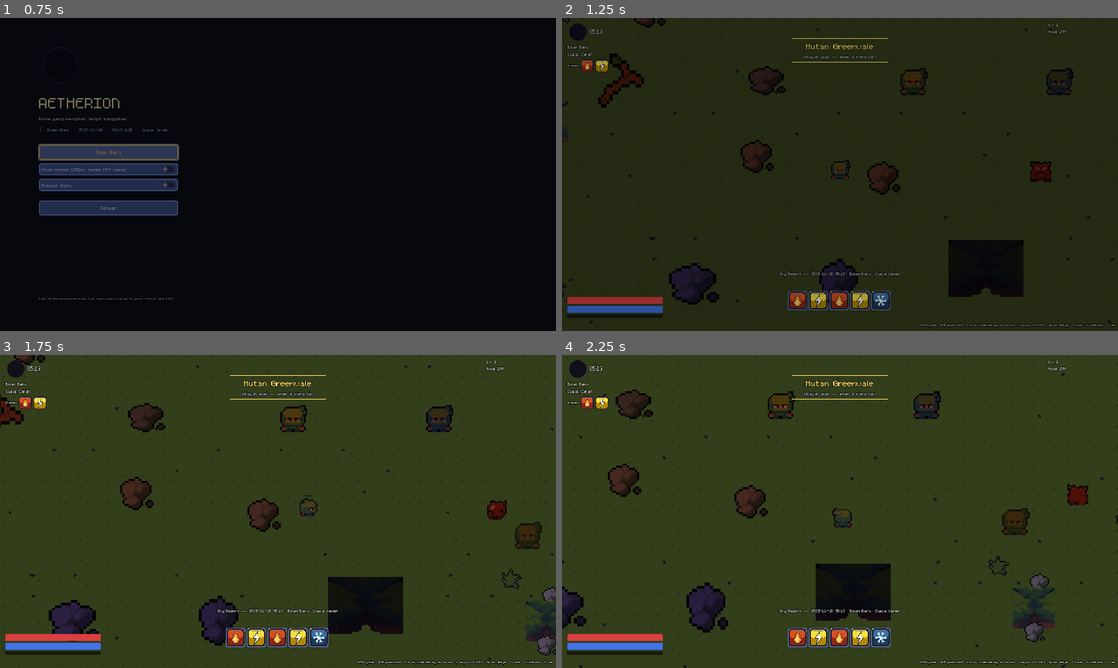
Above: before the commit, frames 1-4 (two rows, left to right).
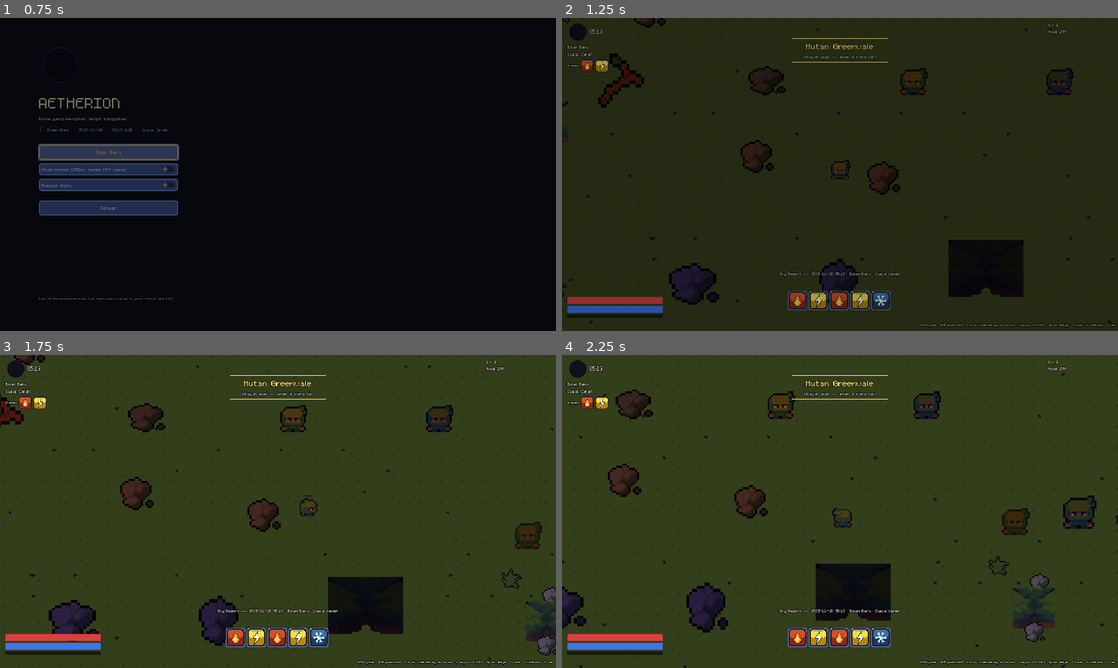
Above: after the commit, the same moments.

Repository: lifkieh/Aetherion
Game: Godot game, scene res://scenes/ui/MainMenu.tscn
The game is run twice, just before and just after one commit, with the same random seed, the same clock (stepped at 60 frames per second) and the same inputs.
Inputs (mouse positions are in pixels of both pictures, inside the frame that each line leads up to):
- Up to frame 1 (0.75 s): click "Main Baru" at 0.5 s
- Up to frame 2 (1.25 s): no input
- Up to frame 3 (1.75 s): tap Enter at 1.25 s; move the mouse to (400, 495) at 1.27 s; hold D (move_right) from 1.28 s (still down); hold J (attack) from 1.28 s (still down); click (400, 495) at 1.42 s; tap Space (dodge) at 1.55 s
- Up to frame 4 (2.25 s): move the mouse to (728, 527) at 2.02 s; release D (move_right) at 2.03 s; release J (attack) at 2.03 s; hold S (move_down) from 2.03 s (still down); tap Space (dodge) at 2.1 s

Frame 1 is identical in both runs. In frame 2, 0.2% of the frame differs, in the area x 84-88%, y 45-53%; in frame 3, 0.2%; in frame 4, 0.5%, in the area x 90-97%, y 41-56%.

Commit message:
UI/UX §4: town safe zone (polygon) + immortal gate guards
- towns.json: per-town center + safe_zone polygon + gate posts (Greenvale).
- SafeZone autoload: set_region/clear/contains/gates/escape_vector; every
  non-town scene clears it so no stale polygon leaks between maps.
- Monster AI: spawner rejects inside-zone spawns; chasers stop at the edge and
  lose aggro (cooldown); a monster caught inside walks out via escape_vector;
  new knockback() impulse.
- Guard.gd: self-built immortal gate NPC; shoves monsters OUTWARD (not radially
  from the guard, which bounced escapers back in); talks on E.
- Probe AETHER_SAFEZONE: 3 wolves forced inside -> 0 inside after 9s.
- 204/204 tests (+13 SafeZone).

Co-Authored-By: Claude Opus 4.8 (1M context) <noreply@anthropic.com>

Diff:
--- a/game/autoload/Db.gd
+++ b/game/autoload/Db.gd
@@ -20,6 +20,7 @@
 var projectiles: Dictionary = {}   # id -> def
 var combat_feel: Dictionary = {}
 var professions: Dictionary = {}   # id -> def
+var towns: Dictionary = {}         # town_id -> {center, safe_zone, gates} (UI/UX §4)
 
 var _errors: Array[String] = []
 
@@ -44,6 +45,7 @@
 	projectiles = _load_indexed("projectiles.json", "id")
 	combat_feel = _load_object("combat_feel.json")
 	professions = _load_indexed("professions.json", "id")
+	towns = _load_object("towns.json")
 	if _errors.is_empty():
 		print("[Db] Loaded: %d monsters, %d items, %d skills, %d recipes, %d crops, %d scenarios" % [
 			monsters.size(), items.size(), skills.size(), recipes.size(), crops.size(), scenarios.size()])
--- /dev/null
+++ b/game/autoload/SafeZone.gd
@@ -0,0 +1,48 @@
+extends Node
+## SafeZone (owner UI/UX §4) — the ACTIVE town's no-monster polygon (global coords).
+## Region scenes call set_region() on entry; monsters can't spawn inside it and lose
+## aggro / cannot path across its edge. Non-town scenes call clear() so a stale town
+## polygon never leaks into another map (all maps share the same coordinate origin).
+
+var _poly: PackedVector2Array = PackedVector2Array()
+var _gates: Array = []            # guard-post positions (global)
+var _center := Vector2.ZERO       # town center (for outward escape)
+var _active := false
+
+## Activate the safe zone for a town id from towns.json (unknown id => cleared).
+func set_region(town_id: String) -> void:
+	var t: Dictionary = Db.towns.get(town_id, {})
+	_poly = PackedVector2Array()
+	_gates = []
+	if t.is_empty():
+		_active = false
+		return
+	var c: Array = t.get("center", [0, 0])
+	_center = Vector2(c[0], c[1])
+	for pt in t.get("safe_zone", []):
+		_poly.append(_center + Vector2(pt[0], pt[1]))
+	for g in t.get("gates", []):
+		_gates.append(_center + Vector2(g[0], g[1]))
+	_active = _poly.size() >= 3
+
+func clear() -> void:
+	_active = false
+	_poly = PackedVector2Array()
+	_gates = []
+
+func is_active() -> bool:
+	return _active
+
+func contains(p: Vector2) -> bool:
+	return _active and Geometry2D.is_point_in_polygon(p, _poly)
+
+func polygon() -> PackedVector2Array:
+	return _poly
+
+func gates() -> Array:
+	return _gates
+
+## Outward direction from town center — a monster caught inside walks this way out.
+func escape_vector(p: Vector2) -> Vector2:
+	var d := p - _center
+	return d.normalized() if d.length() > 0.5 else Vector2.RIGHT
--- /dev/null
+++ b/game/data/towns.json
@@ -0,0 +1,8 @@
+{
+  "greenvale": {
+    "name": "Greenvale",
+    "center": [640, 480],
+    "safe_zone": [[-270, -250], [270, -250], [300, 150], [0, 280], [-300, 150]],
+    "gates": [[0, -250], [285, 10], [-285, 10], [0, 270]]
+  }
+}
--- a/game/project.godot
+++ b/game/project.godot
@@ -32,6 +32,7 @@
 ProjectilePool="*res://autoload/ProjectilePool.gd"
 CombatFeel="*res://autoload/CombatFeel.gd"
 ProfessionSystem="*res://autoload/ProfessionSystem.gd"
+SafeZone="*res://autoload/SafeZone.gd"
 Stage="*res://autoload/Stage.gd"
 
 [display]
--- a/game/scenes/Main.gd
+++ b/game/scenes/Main.gd
@@ -23,6 +23,7 @@
 
 func _ready() -> void:
 	randomize()
+	SafeZone.set_region("greenvale")   # town = monster-free safe zone (UI/UX §4)
 	_build_ground()
 	_build_boundaries()
 	_scatter_props()
@@ -54,6 +55,22 @@
 				player.hotbar.press_slot(2)   # flow_fire
 				player.hotbar.press_slot(4)   # flow_ice -> fusion ready
 			_screenshot_at = 0.01)
+	if OS.get_environment("AETHER_SAFEZONE") == "1":
+		# Drop a wolf right inside the plaza and one at the edge, let the guards /
+		# safe-zone logic work, then report how many monsters sit inside the zone.
+		for spot in [Vector2(740, 480), Vector2(640, 300), Vector2(540, 560)]:
+			var wm := preload("res://scenes/actors/Monster.tscn").instantiate()
+			add_child(wm)
+			wm.global_position = spot
+			wm.setup(MonsterFactory.make("grey_wolf", 3, 3), self)
+			_monster_count += 1
+		get_tree().create_timer(9.0).timeout.connect(func():
+			var inside := 0
+			for mm in get_tree().get_nodes_in_group("monsters"):
+				if is_instance_valid(mm) and SafeZone.contains(mm.global_position):
+					inside += 1
+			print("[safezone] monsters_inside_zone=%d total=%d" % [inside, get_tree().get_nodes_in_group("monsters").size()])
+			get_tree().quit())
 	if OS.get_environment("AETHER_DIALOG") == "1":
 		get_tree().create_timer(0.6).timeout.connect(func():
 			var at := AtlasTexture.new()
@@ -342,6 +359,13 @@
 	for p in [Vector2(-300, 220), Vector2(340, -260), Vector2(-360, -220)]:
 		_place_interactable("pond", center + p)
 
+	# Immortal gate guards at each safe-zone gate (UI/UX §4) — repel monsters.
+	for gate in SafeZone.gates():
+		var guard := Node2D.new()
+		guard.set_script(load("res://scenes/actors/Guard.gd"))
+		add_child(guard)
+		guard.global_position = gate
+
 	# Echo Vendors — ghost kiosks flanking the plaza edges (lived-in feel)
 	var evs := Db.echo_vendors
 	var ev_spots := [Vector2(-236, 20), Vector2(236, 20), Vector2(0, 168)]
@@ -390,10 +414,15 @@
 		return
 	var m := preload("res://scenes/actors/Monster.tscn").instantiate()
 	add_child(m)
-	# spawn away from player
+	# spawn away from player and never inside the town safe zone (UI/UX §4)
 	var pos := Vector2(randf_range(64, MAP_W * TILE - 64), randf_range(64, MAP_H * TILE - 64))
-	if player and pos.distance_to(player.global_position) < 120:
-		pos += Vector2(140, 140)
+	for _try in range(6):
+		if not SafeZone.contains(pos) and not (player and pos.distance_to(player.global_position) < 120):
+			break
+		pos = Vector2(randf_range(64, MAP_W * TILE - 64), randf_range(64, MAP_H * TILE - 64))
+	if SafeZone.contains(pos):
+		m.queue_free()
+		return
 	m.global_position = pos
 	m.setup(inst, self)
 	_monster_count += 1
--- /dev/null
+++ b/game/scenes/actors/Guard.gd
@@ -0,0 +1,67 @@
+extends Node2D
+## Immortal town gate-guard (owner UI/UX §4). Stands at a safe-zone gate and shoves
+## any monster that strays too close back out of town. Cannot be harmed or die —
+## it is pure defense so newcomers always feel safe inside the walls.
+
+const GUARD_RADIUS := 66.0
+const REPEL_CD := 0.5
+
+var _cd := 0.0
+var _sprite: Sprite2D
+var _label: Label
+
+func _ready() -> void:
+	add_to_group("interactable")
+	add_to_group("guards")
+	_build()
+
+func _build() -> void:
+	_sprite = Sprite2D.new()
+	var at := AtlasTexture.new()
+	at.atlas = load("res://assets/game/sprites/player/idle.png")
+	at.region = Rect2(0, 0, 16, 16)
+	_sprite.texture = at
+	_sprite.texture_filter = CanvasItem.TEXTURE_FILTER_NEAREST
+	_sprite.scale = Vector2(1.7, 1.7)
+	_sprite.modulate = Color(0.72, 0.82, 1.05)   # steel-blue sentinel
+	add_child(_sprite)
+
+	_label = Label.new()
+	if ResourceLoader.exists("res://assets/game/fonts/m5x7.ttf"):
+		_label.add_theme_font_override("font", load("res://assets/game/fonts/m5x7.ttf"))
+	_label.add_theme_font_size_override("font_size", 14)
+	_label.add_theme_color_override("font_outline_color", Color(0, 0, 0, 0.8))
+	_label.add_theme_constant_override("outline_size", 4)
+	_label.text = "Penjaga Gerbang [E]"
+	_label.position = Vector2(-44, -34)
+	_label.visible = false
+	add_child(_label)
+
+func _process(delta: float) -> void:
+	var p := get_tree().get_first_node_in_group("player")
+	if p and _label:
+		_label.visible = global_position.distance_to(p.global_position) < 72.0
+	_cd -= delta
+	if _cd > 0.0:
+		return
+	for m in get_tree().get_nodes_in_group("monsters"):
+		if not is_instance_valid(m):
+			continue
+		if global_position.distance_to(m.global_position) < GUARD_RADIUS and m.has_method("knockback"):
+			# Always shove OUTWARD (away from town), never toward the center — a guard
+			# standing on the inner edge must not knock an escaping monster back in.
+			var outward: Vector2 = SafeZone.escape_vector(m.global_position) if SafeZone.is_active() \
+				else (m.global_position - global_position).normalized()
+			m.knockback(m.global_position - outward * 10.0, 360.0)
+			_cd = REPEL_CD
+			Audio.play_sfx("dodge")
+			Vfx.spark(get_parent(), m.global_position, "wind")
+			break   # one decisive shove per cooldown
+
+func interact() -> void:
+	if Stage.is_busy():
+		return
+	await Stage.say([
+		"Selama aku berjaga, tak ada monster yang berani masuk kota.",
+		"Beristirahatlah dengan tenang, petualang."],
+		"Penjaga Gerbang", _sprite.texture)
--- a/game/scenes/actors/Monster.gd
+++ b/game/scenes/actors/Monster.gd
@@ -23,6 +23,8 @@
 
 var _base_color := Color.WHITE
 var _wet_marker: Node2D = null
+var _sz_blocked := 0.0        # seconds spent pressed against a town safe-zone edge
+var _knock := Vector2.ZERO    # residual knockback velocity (gate guards, UI/UX §4)
 
 @onready var sprite: AnimatedSprite2D = $Sprite
 @onready var hpbar: ProgressBar = $HPBar
@@ -108,6 +110,16 @@
 	if _player == null or not is_instance_valid(_player):
 		_player = get_tree().get_first_node_in_group("player")
 
+	# Caught inside a town safe zone (pushed in, edge case) — walk straight back out.
+	if SafeZone.is_active() and SafeZone.contains(global_position):
+		var edir: Vector2 = SafeZone.escape_vector(global_position)
+		velocity = edir * (inst.get("spd", 100) * 0.8) + _knock
+		move_and_slide()
+		_knock = _knock.move_toward(Vector2.ZERO, 900.0 * delta)
+		_anim(velocity)
+		enraged_until = _now() + 1.0   # don't attack while fleeing town
+		return
+
 	var ai: String = inst.get("ai", "melee")
 	var dist := 99999.0
 	if _player:
@@ -120,7 +132,11 @@
 			if _player and dist < aggro and _now() > enraged_until:
 				_state = State.FLEE if ai == "skittish" else State.CHASE
 		State.CHASE:
-			if _player == null or dist > aggro * 1.8:
+			if _player == null or dist > aggro * 1.8 or _sz_blocked > 0.6:
+				# gave up (leash) or stopped at the town edge — cool off before re-aggro
+				if _sz_blocked > 0.6:
+					enraged_until = _now() + 2.5
+				_sz_blocked = 0.0
 				_enter_wander()
 			elif dist <= _attack_range():
 				_state = State.ATTACK
@@ -151,15 +167,40 @@
 	# leash to home
 	if global_position.distance_to(_home) > 180.0:
 		_wander_dir = (_home - global_position).normalized()
-	velocity = _wander_dir * (inst.get("spd", 100) * 0.25)
+	var base: Vector2 = _wander_dir * (inst.get("spd", 100) * 0.25)
+	# don't wander into the town safe zone either
+	if SafeZone.is_active() and SafeZone.contains(global_position + base * delta):
+		base = Vector2.ZERO
+	velocity = base + _knock
 	move_and_slide()
+	_knock = _knock.move_toward(Vector2.ZERO, 900.0 * delta)
 	_anim(velocity)
 
-func _move_toward(target: Vector2, _delta: float, speed_mult: float = 1.0) -> void:
+func _move_toward(target: Vector2, delta: float, speed_mult: float = 1.0) -> void:
 	var dir := (target - global_position).normalized()
-	velocity = dir * (inst.get("spd", 100) * 0.55 * speed_mult)
+	var v: Vector2 = dir * (inst.get("spd", 100) * 0.55 * speed_mult)
+	# Monsters cannot cross into a town safe zone; they stop at the boundary.
+	if SafeZone.is_active():
+		if SafeZone.contains(global_position + v * delta):
+			v = Vector2.ZERO
+			_sz_blocked += delta
+		else:
+			_sz_blocked = 0.0
+	velocity = v + _knock
 	move_and_slide()
+	_knock = _knock.move_toward(Vector2.ZERO, 900.0 * delta)
 	_anim(velocity)
+
+## Gate guards fling approaching monsters back out of town (immortal-guard, §4).
+func knockback(from_pos: Vector2, force: float = 340.0) -> void:
+	if _state == State.DEAD:
+		return
+	_knock = (global_position - from_pos).normalized() * force
+	_sz_blocked = 0.0
+	enraged_until = _now() + 1.5     # briefly refuse to re-aggro while being shoved
+	if _state == State.CHASE or _state == State.ATTACK:
+		_state = State.WANDER
+		_state_timer = 0.3
 
 func _enter_wander() -> void:
 	_state = State.WANDER
--- a/game/scenes/homestead/Homestead.gd
+++ b/game/scenes/homestead/Homestead.gd
@@ -10,6 +10,7 @@
 var player: Player
 
 func _ready() -> void:
+	SafeZone.clear()
 	_ensure_plots()
 	_build_ground()
 	_build_boundaries()
--- a/game/scenes/scenarios/LunarWarren.gd
+++ b/game/scenes/scenarios/LunarWarren.gd
@@ -15,6 +15,7 @@
 var _shot_at := -1.0
 
 func _ready() -> void:
+	SafeZone.clear()
 	_build_ground()
 	_build_boundaries()
 	_build_sky()
--- a/game/scenes/scenarios/StarWhaleBelly.gd
+++ b/game/scenes/scenarios/StarWhaleBelly.gd
@@ -16,6 +16,7 @@
 var _shot_at := -1.0
 
 func _ready() -> void:
+	SafeZone.clear()
 	_build_ground()
 	_build_boundaries()
 	_build_sky()
--- a/game/scenes/scenarios/TeaParty.gd
+++ b/game/scenes/scenarios/TeaParty.gd
@@ -24,6 +24,7 @@
 var _font: Font
 
 func _ready() -> void:
+	SafeZone.clear()
 	if ResourceLoader.exists("res://assets/game/fonts/m5x7.ttf"):
 		_font = load("res://assets/game/fonts/m5x7.ttf")
 	_build_bg()
--- a/game/scenes/world/Candyveil.gd
+++ b/game/scenes/world/Candyveil.gd
@@ -31,6 +31,7 @@
 	EventBus.weather_changed.connect(_on_weather)
 	Settings.changed.connect(func(): _on_weather(WorldState.weather))
 	_on_weather(WorldState.weather)
+	SafeZone.clear()   # no town safe zone in the wilds (UI/UX §4)
 	Stage.enter_region("Padang Candyveil", "Ladang permen pastel — manis tapi menipu", "26 - Lost Village.ogg")
 	EventBus.toast.emit("Candyveil Meadows — padang gula kapas. Awas Gummy Mimic!")
 	if OS.get_environment("AETHER_SHOT") == "1":
--- a/game/scenes/world/Desert.gd
+++ b/game/scenes/world/Desert.gd
@@ -26,6 +26,7 @@
 	_spawn_gathering()
 	_add_ui()
 	_prime_monsters()
+	SafeZone.clear()   # no town safe zone in the wilds (UI/UX §4)
 	Stage.enter_region("Gurun Reruntuhan", "Pasir tandus & sisa peradaban kuno", "23 - Road.ogg")
 	EventBus.toast.emit("Desert of Ruins — reruntuhan kuno. Rock Golem kebal petir (grounding).")
 	if OS.get_environment("AETHER_SHOT") == "1":
--- a/game/scenes/world/DungeonBase.gd
+++ b/game/scenes/world/DungeonBase.gd
@@ -43,6 +43,7 @@
 	_spawn_boss(c.get("boss", ""))
 	_place_exit(c.get("return_scene", "res://scenes/Main.tscn"), c.get("exit_label", "Keluar [E]"))
 	_add_ui(c.get("hint", ""))
+	SafeZone.clear()   # dungeons are never safe zones (UI/UX §4)
 	Stage.enter_region(c.get("name", "Dungeon"), c.get("intro", ""), c.get("music", "23 - Road.ogg"))
 	EventBus.dungeon_entered.emit(c.get("id", "dungeon"))
 	if OS.get_environment("AETHER_ARENA") == "1" and player:
--- a/game/tests/TestRunner.gd
+++ b/game/tests/TestRunner.gd
@@ -34,6 +34,7 @@
 	await _test_hotbar()
 	_test_fishing()
 	_test_professions()
+	_test_safezone()
 	_test_skycalendar()
 	await _test_bugfixes()
 	print("===== RESULT: %d passed, %d failed =====\n" % [passed, failed])
@@ -237,6 +238,42 @@
 	var young := {"crop_id": "mintleaf", "planted_at_unix": GameClock.unix_now() - int(grow / 4)}
 	check("young plot not ready", not HomesteadSystem.plot_status(young).ready)
 
+func _test_safezone() -> void:
+	print("[Safe Zone + Guards]")
+	check("towns data loaded", Db.towns.has("greenvale"))
+	check("greenvale has a polygon", Db.towns.get("greenvale", {}).get("safe_zone", []).size() >= 3)
+	check("greenvale has gates", Db.towns.get("greenvale", {}).get("gates", []).size() >= 1)
+	SafeZone.set_region("greenvale")
+	var center := Vector2(640, 480)
+	check("zone active after set_region", SafeZone.is_active())
+	check("town center is inside safe zone", SafeZone.contains(center))
+	check("far corner is outside safe zone", not SafeZone.contains(Vector2(40, 40)))
+	check("gates resolved to global coords", SafeZone.gates().size() >= 1)
+	# gate posts sit on/near the zone boundary, not deep inside
+	var gate_ok := true
+	for g in SafeZone.gates():
+		if g.distance_to(center) < 100.0:
+			gate_ok = false
+	check("gate posts are at the perimeter", gate_ok)
+	# unknown region / clear() deactivates it (no stale polygon leaks between maps)
+	SafeZone.set_region("nonexistent_town")
+	check("unknown town clears the zone", not SafeZone.is_active())
+	SafeZone.set_region("greenvale")
+	SafeZone.clear()
+	check("clear() deactivates the zone", not SafeZone.is_active())
+	check("contains() is false when inactive", not SafeZone.contains(center))
+	# monster knockback API pushes away from the source and interrupts the chase
+	var m := preload("res://scenes/actors/Monster.tscn").instantiate()
+	add_child(m)
+	m.setup(MonsterFactory.make("grey_wolf", 2, 3), null)
+	m.global_position = Vector2(200, 200)
+	m.knockback(Vector2(180, 200), 300.0)   # guard to the left -> shove right
+	check("knockback stored a rightward impulse", m._knock.x > 0.0)
+	check("knockback suppresses re-aggro briefly", m.enraged_until > m._now())
+	m.queue_free()
+	# restore the town zone for anything that runs after the tests
+	SafeZone.set_region("greenvale")
+
 func _test_skycalendar() -> void:
 	print("[Sky Calendar]")
 	check("sky calendar loaded", Db.sky_calendar.size() > 0)
Not shown, changed: DEVLOG.md
Not shown, changed: STATUS.md
Not shown, added: reports/town_guards.png
